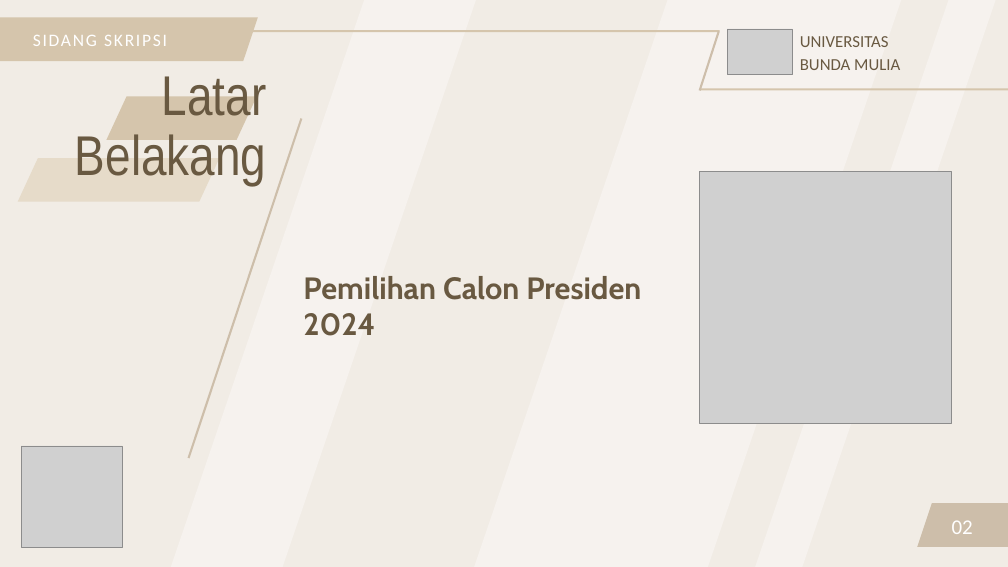
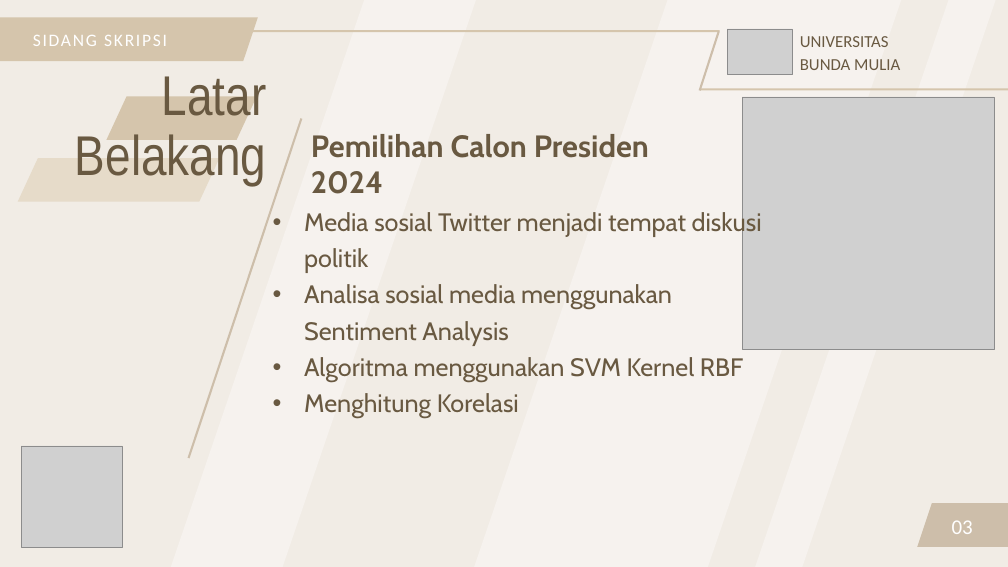
Before and after one commit to FnsAja/Skripsi, a slide deck: slide 3 of Sidang Michael Alfonso.pptx (slide 2 before the commit). Drawn at 1008x567 pixels with LibreOffice and Linux fonts; fonts in the diff are those of the drawing; grey boxes stand for pictures. Boxes give left, top, right and bottom in pixels: in the first picture for what was removed or moved away, otherwise in the second. Text is boxed around its words. In the diff, an @@ line names an element or a change of style, - is before the commit and + after.

```diff
--- a/Sidang Michael Alfonso.pptx
+++ b/Sidang Michael Alfonso.pptx
@@ picture: place and size @@
-picture at bbox=[699, 171, 951, 423]
+picture at bbox=[742, 97, 994, 349]
@@ text "Pemilihan Calon Presiden 2024": place and size @@
-text "Pemilihan Calon Presiden 2024" at bbox=[303, 276, 641, 336]
+text "Pemilihan Calon Presiden 2024" at bbox=[311, 134, 649, 194]
@@ text added at bbox=[304, 210, 762, 418], 36 pt, text #695941 @@
+• Media sosial Twitter menjadi tempat diskusi politik
+• Analisa sosial media menggunakan Sentiment Analysis
+• Algoritma menggunakan SVM Kernel RBF
+• Menghitung Korelasi
@@ text at bbox=[952, 520, 973, 534]: text changed @@
-02
+03
```
Also in this commit, not shown: 1 other slide changed, 20 other files.
